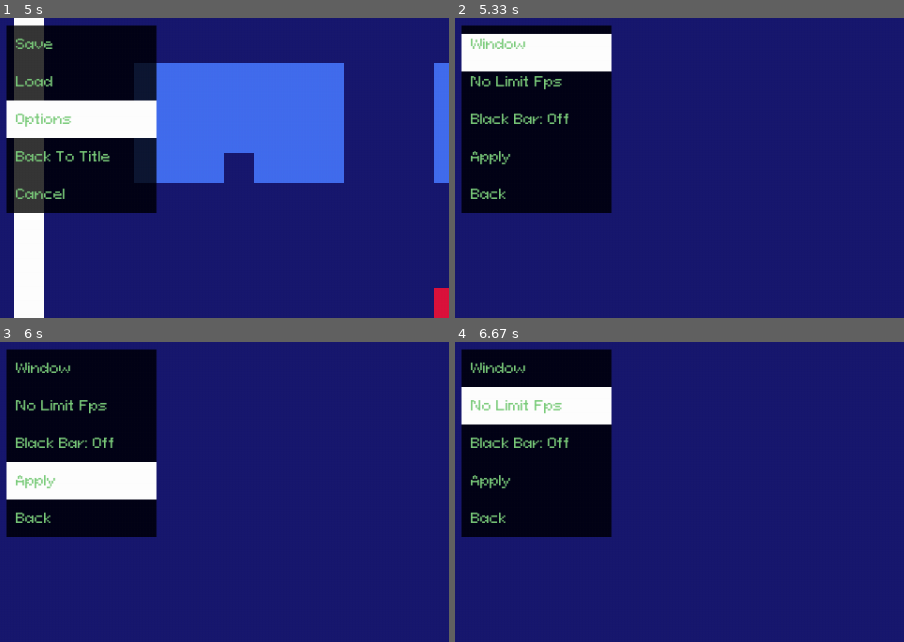
Above: before the commit, frames 1-4 (two rows, left to right).
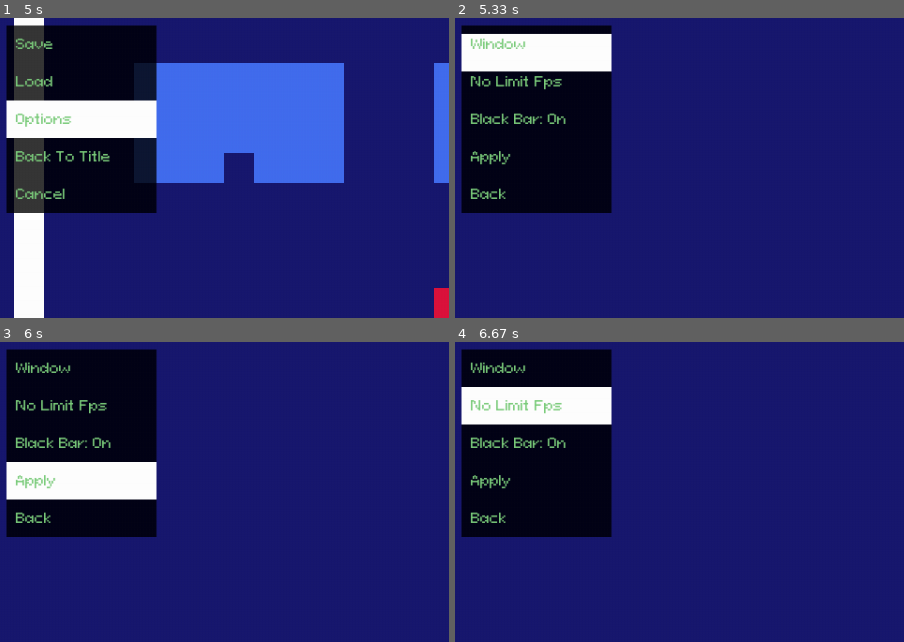
Above: after the commit, the same moments.

Repository: kritserv/rpg-maker-style-top-down-game-template
Game: pygame game, started from main.py
Two runs of this game, one before a commit and one after it. Both use one fixed random seed, a clock stepped at 60 frames per second and the inputs below.
Inputs:
- Up to frame 1 (5 s): tap Enter at 0.33 s; hold Up 0.67-1.13 s; hold Right 1.17-1.8 s; hold Down 1.83-2.2 s; hold Left 2.23-2.7 s; hold Right 2.73-3.2 s; tap X at 3.23 s; hold Up 3.57-3.87 s; hold Right 3.9-4.37 s; tap Space at 4.97 s
- Up to frame 2 (5.33 s): hold Down from 5.3 s (still down)
- Up to frame 3 (6 s): release Down at 5.6 s
- Up to frame 4 (6.67 s): tap Enter at 6.07 s; hold Up from 6.4 s (still down)
The pictures show only the part of the screen within x 0-50%, y 0-50%; the shares and areas given below are measured in that part.

Frame 1 is identical in both runs. In frame 2, less than 0.1% of the frame differs, in the area x 22-26%, y 31-36%; in frame 3, less than 0.1%; in frame 4, less than 0.1%.

Commit message:
add cat event and obstacle in house1 & add text_box & add is near condition to trigger event

Diff:
--- a/game_data/event/config.json
+++ b/game_data/event/config.json
@@ -4,7 +4,7 @@
 			"move_to_inner_house1", "move_to_inner_house2", "move_to_inner_house3"
 		],
 		"inner_house1": [
-			"exit_inner_house1"
+			"cat", "exit_inner_house1"
 		],
 		"inner_house2": [
 			"exit_inner_house2"
--- a/game_data/event/data.json
+++ b/game_data/event/data.json
@@ -55,6 +55,14 @@
 				"func": "change_scene",
 				"new_scene": [-80, 128, "openworld"]
 			}
+		},
+		"cat": {
+			"pos": [0, -32],
+			"trigger_by": "player_is_near_and_interact",
+			"effect": {
+				"func": "show_text",
+				"text_list": ["Cat:\n   meow ~", "Cat:\n   purr.."]
+			}
 		}
 	}
 }
--- a/game_data/scene/config.json
+++ b/game_data/scene/config.json
@@ -7,6 +7,7 @@
             "openworld_border"
         ],
         "inner_house1": [
+            "cat",
             "inner_house_border"
         ],
         "inner_house2": [
--- a/game_data/scene/data.json
+++ b/game_data/scene/data.json
@@ -6,6 +6,11 @@
             {"house3": ["house_rects", -144, 32]}
         ],
         "pg_rect": [
+            {
+                "cat": [
+                    [-16, -48, 16, 16]
+                ]
+            },
             {
                 "openworld_border": [
                     [-208, -240, 384, 16],
--- a/main.py
+++ b/main.py
@@ -16,7 +16,7 @@
 	load_save_from_json, save_player_data, \
 	Player, TopDownMap, Camera, BlackBar, \
 	Timer, SceneManager, SaveManager, Event, \
-	Cursor, Menu, Debugger
+	Cursor, Menu, Debugger, TextBox
 
 pg.display.set_caption("game_title")
 pg.display.set_icon(pg.image.load("asset/img/icon.png"))
@@ -51,6 +51,7 @@
 	player = Player(screen)
 	top_down_map = TopDownMap(screen)
 	camera = Camera(player, top_down_map)
+	text_box = TextBox(screen)
 
 	scene_manager = SceneManager(
 		load_scene_from_json(), player, top_down_map, camera
@@ -149,7 +150,8 @@
 
 		if pause_toggle:
 			pause_toggle = False
-			pause = not pause
+			if not event.draw_text_box:
+				pause = not pause
 
 		if full_screen_toggle:
 			full_screen = not full_screen
@@ -197,7 +199,9 @@
 			camera.update(pixel_size)
 			if not pause:
 				player.update(dt, key)
-				event.update()
+				event.update(interact)
+				if event.draw_text_box:
+					text_in_text_box = event.current_text_list[event.current_text_index]
 			else:
 
 				# ============= [ PAUSE MENU LOGIC ] ==============
@@ -225,6 +229,8 @@
 			screen.fill(darkblue)
 			camera.draw(pixel_size, player, top_down_map)
 			black_bar.draw_if_set(curr_width, curr_height, ratio)
+			if event.draw_text_box:
+				text_box.draw(pixel_size, black_bar, text_in_text_box)
 			if pause:
 				pause_menu.draw(pixel_size, black_bar)
 
@@ -331,6 +337,7 @@
 				else:
 					screen = pg.display.set_mode(default_screen_size, pg.RESIZABLE)
 				black_bar.screen = screen
+				text_box.screen = screen
 
 				if black_bar_setting:
 					black_bar.is_exist = True
@@ -350,7 +357,8 @@
 					save_manager.save_menu,
 					save_manager.load_menu,
 					title_screen_menu,
-					debugger
+					debugger,
+					text_box
 					]:
 					menu.reset_cache()
 
--- a/src/__init__.py
+++ b/src/__init__.py
@@ -5,8 +5,8 @@
 	load_screen_from_json, save_screen_setting, toggle_full_screen, \
 	update_size, load_scene_from_json, load_event_from_json, load_save_from_json, save_player_data
 from .entity import Player, TopDownMap, Camera, \
-	BlackBar, Timer, SceneManager, Event, Cursor, Menu, SaveManager, Debugger
+	BlackBar, Timer, SceneManager, Event, Cursor, Menu, SaveManager, Debugger, TextBox
 
 __all__ = [clock_tick, curr_fps, default_screen_width, default_screen_height, default_screen_size, black, darkblue, font_x1, font_x1_5, font_x2, font_x2_5, font_x3, font_x3_5, font_x4,
 	check_pygame_event, blit_text, load_screen_from_json, save_screen_setting, load_event_from_json, toggle_full_screen, update_size, load_scene_from_json, load_save_from_json, save_player_data,
-	Player, TopDownMap, Camera, BlackBar, Timer, SceneManager, Event, Cursor, Menu, SaveManager, Debugger]
+	Player, TopDownMap, Camera, BlackBar, Timer, SceneManager, Event, Cursor, Menu, SaveManager, Debugger, TextBox]
--- a/src/entity/__init__.py
+++ b/src/entity/__init__.py
@@ -9,5 +9,6 @@
 from .menu import Menu
 from .game_save_manager import SaveManager
 from .debug import Debugger
+from .text_box import TextBox
 
-__all__ = (BlackBar, TopDownMap, Player, Camera, Timer, SceneManager, Event, Cursor, Menu, SaveManager, Debugger)
+__all__ = (BlackBar, TopDownMap, Player, Camera, Timer, SceneManager, Event, Cursor, Menu, SaveManager, Debugger, TextBox)
--- a/src/entity/event.py
+++ b/src/entity/event.py
@@ -3,6 +3,26 @@
 		self.event_dict = event_dict
 		self.player = player
 		self.scene_manager = scene_manager
+
+		self.draw_text_box = False
+		self.current_text_list = []
+		self.current_text_index = 0
+
+	def is_near(self, player_pos, event_pos):
+		tile_size = 16
+		positions_to_check = [
+			[event_pos[0], event_pos[1] + tile_size],
+			[event_pos[0], event_pos[1] - tile_size],
+			[event_pos[0] + tile_size, event_pos[1]],
+			[event_pos[0] - tile_size, event_pos[1]]
+		]
+
+		near = False
+		if player_pos in positions_to_check:
+			near = True
+			return near
+
+		return near
 
 	def trigger_change_scene_event(self, new_scene):
 		x, y, new_scene_name = new_scene
@@ -12,18 +32,38 @@
 		stop_left, stop_right, stop_up, stop_down = new_camera_stop_position
 		self.scene_manager.change_camera_stop_position(stop_left, stop_right, stop_up, stop_down)
 
+	def trigger_show_text_event(self, text_list):
+		self.draw_text_box = True
+		self.current_text_list = text_list
+
 	def trigger(self, effect):
 		func = effect["func"]
 		if func == "change_scene":
 			self.trigger_change_scene_event(effect["new_scene"])
 			self.trigger_change_cam_event(effect["new_camera_stop_position"])
+		elif func == "show_text":
+			self.trigger_show_text_event(effect["text_list"])
 
-	def check_condition(self):
+	def check_condition(self, interact):
 		for scene_event in self.event_dict[self.scene_manager.current_scene]:
 			if scene_event["trigger_by"] == "player_on_top":
 				if self.player.pos == scene_event["pos"]:
 					self.trigger(scene_event["effect"])
-					break
+			elif scene_event["trigger_by"] == "player_on_top_and_interact":
+				if self.player.pos == scene_event["pos"] and interact:
+					self.trigger(scene_event["effect"])
+			elif scene_event["trigger_by"] == "player_is_near_and_interact":
+				if self.is_near(self.player.pos, scene_event["pos"]) and interact:
+					self.trigger(scene_event["effect"])
 
-	def update(self):
-		self.check_condition()
+	def update(self, interact):
+		if not self.draw_text_box:
+			self.check_condition(interact)
+		else:
+			self.player.disable_move = True
+			if interact:
+				self.current_text_index += 1
+			if self.current_text_index >= len(self.current_text_list):
+				self.current_text_index = 0
+				self.draw_text_box = False
+				self.player.disable_move = False
--- a/src/entity/player.py
+++ b/src/entity/player.py
@@ -20,6 +20,8 @@
 		self.finished_x_move, self.finished_y_move = True, True
 		self.resize_cache_dict = {}
 
+		self.disable_move = False
+
 	def calculate_obs_pos(self):
 		self.obs = calculate_obs_position(self.obs)
 
@@ -31,26 +33,27 @@
 		draw_player(self.transformed_rects, pixel_size, camera, self.screen)
 
 	def update(self, dt, key):
-		dx, dy = calculate_movement(self, key)
+		if not self.disable_move:
+			dx, dy = calculate_movement(self, key)
 
-		if self.key_presed:
-			move(self.pos, dx, dy, dt, self.speed)
+			if self.key_presed:
+				move(self.pos, dx, dy, dt, self.speed)
 
-		continue_move_value = 3
+			continue_move_value = 3
 
-		if not self.key_presed:
+			if not self.key_presed:
 
-			self.finish_pos = expect_finish_pos(self, continue_move_value)
-			self.diff_x, self.diff_y = get_distance_between(self.pos, self.finish_pos)
+				self.finish_pos = expect_finish_pos(self, continue_move_value)
+				self.diff_x, self.diff_y = get_distance_between(self.pos, self.finish_pos)
 
-			if self.diff_x > continue_move_value:
-				move(self.pos, self.last_dx, 0, dt, self.speed)
-			elif self.diff_x <= continue_move_value:
-				self.pos[0] = self.finish_pos[0]
-				self.finished_x_move = True
+				if self.diff_x > continue_move_value:
+					move(self.pos, self.last_dx, 0, dt, self.speed)
+				elif self.diff_x <= continue_move_value:
+					self.pos[0] = self.finish_pos[0]
+					self.finished_x_move = True
 
-			if self.diff_y > continue_move_value:
-				move(self.pos, 0, self.last_dy, dt, self.speed)
-			elif self.diff_y <= continue_move_value:
-				self.pos[1] = self.finish_pos[1]
-				self.finished_y_move = True
+				if self.diff_y > continue_move_value:
+					move(self.pos, 0, self.last_dy, dt, self.speed)
+				elif self.diff_y <= continue_move_value:
+					self.pos[1] = self.finish_pos[1]
+					self.finished_y_move = True
--- /dev/null
+++ b/src/entity/text_box.py
@@ -0,0 +1,87 @@
+import pygame as pg
+from src import font_x1, font_x1_5, font_x2, font_x2_5, font_x3, font_x3_5, font_x4, blit_text
+from src.variable import white, black
+from .ent_func import data_is_in_cache, add_data_to_cache, load_data_from_cache
+
+class TextBox:
+	def __init__(self, screen):
+		self.screen = screen
+		self.top_left_x, self.top_left_y = 8, 8
+		self.original_top_left_x = 8
+
+		self.background_cache_dict = {}
+		self.black_bar_cache_dict = {}
+
+	def reset_cache(self):
+		self.top_left_x = 8
+		self.background_cache_dict = {}
+		self.black_bar_cache_dict = {}
+
+	def draw_background_with_black_bar(self, pixel_size, black_bar_width):
+		key = str(self.screen.get_width())+str(self.screen.get_height())+str(black_bar_width)+str(pixel_size)
+		if data_is_in_cache(self.background_cache_dict, key):
+			self.text_box_background = load_data_from_cache(self.background_cache_dict, key)
+		else:
+			self.text_box_background = pg.Surface((self.screen.get_width() - (black_bar_width*2) - 16, self.screen.get_height()/4))
+			self.text_box_background.set_alpha(200)
+			self.text_box_background.fill(black)
+			self.text_box_background = self.text_box_background.convert_alpha()
+			add_data_to_cache(self.background_cache_dict, key, self.text_box_background)
+		self.screen.blit(self.text_box_background, (self.top_left_x, self.top_left_y))
+
+	def draw_background(self, pixel_size):
+		key = str(self.screen.get_width())+str(self.screen.get_height())
+		if data_is_in_cache(self.background_cache_dict, key):
+			self.text_box_background = load_data_from_cache(self.background_cache_dict, key)
+		else:
+			self.text_box_background = pg.Surface((self.screen.get_width()-16, self.screen.get_height()/4))
+			self.text_box_background.set_alpha(200)
+			self.text_box_background.fill(black)
+			self.text_box_background = self.text_box_background.convert_alpha()
+			add_data_to_cache(self.background_cache_dict, key, self.text_box_background)
+		self.screen.blit(self.text_box_background, (self.top_left_x, self.top_left_y))
+
+	def draw(self, pixel_size, black_bar, text):
+
+		if black_bar.is_exist:
+			key = str(black_bar.black_bar_width)
+			if data_is_in_cache(self.black_bar_cache_dict, key):
+				self.top_left_x = load_data_from_cache(self.black_bar_cache_dict, key)
+			else:
+				if black_bar.black_bar_width > 0:
+					self.top_left_x = self.original_top_left_x + black_bar.black_bar_width
+				else:
+					self.top_left_x = self.original_top_left_x
+				add_data_to_cache(self.black_bar_cache_dict, key, self.top_left_x)
+
+			self.draw_background_with_black_bar(pixel_size, black_bar.black_bar_width)
+
+		else:
+			self.draw_background(pixel_size)
+
+		pixel_size += 1.5
+
+		if pixel_size == 1:
+			text_font = font_x1
+		elif pixel_size == 1.5:
+			text_font = font_x1_5
+		elif pixel_size == 2:
+			text_font = font_x2
+		elif pixel_size == 2.5:
+			text_font = font_x2_5
+		elif pixel_size == 3:
+			text_font = font_x3
+		elif pixel_size == 3.5:
+			text_font = font_x3_5
+		else:
+			text_font = font_x4
+
+		if "\n" in text:
+			lines = text.split("\n")
+			y = self.top_left_y + 8
+			range_y = 8
+			for line in lines:
+				blit_text(line, text_font, white, [self.top_left_x + 4 * pixel_size, y])
+				y += (range_y * pixel_size)
+		else:
+			blit_text(text, text_font, white, [self.top_left_x + 4 * pixel_size, self.top_left_y + 8])
--- a/src/func/load_event_data.py
+++ b/src/func/load_event_data.py
@@ -1,4 +1,11 @@
 from .load_json_file import json_loader
+
+def is_changing_scene_event(event_data_val):
+	try:
+		test = event_data_val["effect"]["new_scene"]
+		return True
+	except KeyError:
+		return False
 
 def load_event_from_json():
 	json_load = json_loader("game_data/event/config.json")
@@ -18,10 +25,13 @@
 
 	for key in event_dict:
 		for val in event_dict[key]:
-			map_name = event_data[val]["effect"]["new_scene"][2]
-			map_cam_stop_pos = camera_stop_pos_data[map_name]
-			event_data[val]["effect"]["new_camera_stop_position"] = map_cam_stop_pos
-			combined_data[key].append(event_data[val])
+			if is_changing_scene_event(event_data[val]):
+				map_name = event_data[val]["effect"]["new_scene"][2]
+				map_cam_stop_pos = camera_stop_pos_data[map_name]
+				event_data[val]["effect"]["new_camera_stop_position"] = map_cam_stop_pos
+				combined_data[key].append(event_data[val])
+			else:
+				combined_data[key].append(event_data[val])
 
 	start_event = event_data[loaded_start_event]
 	map_name = start_event["effect"]["new_scene"][2]
--- a/user_data/save.json
+++ b/user_data/save.json
@@ -1 +1 @@
-{"0": {"pos": [144, -80], "scene": "inner_house2"}, "1": {"pos": [0, 16], "scene": "inner_house3"}, "2": {}, "3": {}, "4": {}, "5": {}, "6": {}, "7": {}}
+{"0": {"pos": [144, -80], "scene": "inner_house2"}, "1": {"pos": [0, -16], "scene": "inner_house1"}, "2": {}, "3": {}, "4": {}, "5": {}, "6": {}, "7": {}}
--- a/user_data/settings.json
+++ b/user_data/settings.json
@@ -1 +1 @@
-{"fullscreen": "False", "blackbar": "False", "capfps": "False", "capfps_at": 60}
+{"fullscreen": "False", "blackbar": "True", "capfps": "False", "capfps_at": 60}
